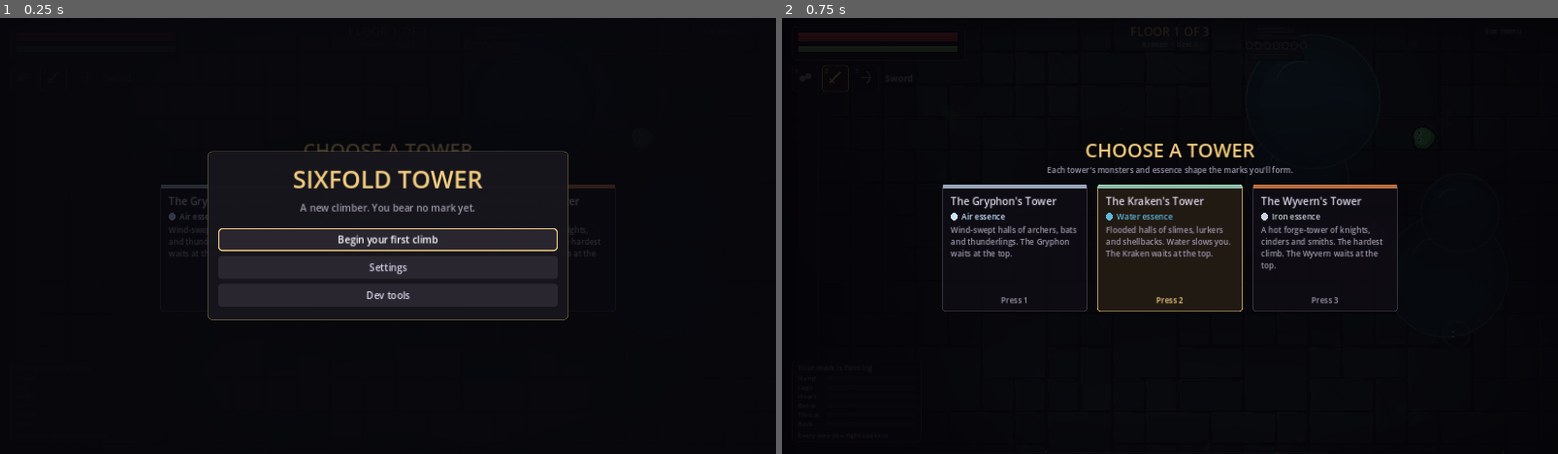
Above: before the commit, frames 1-2 (left to right).
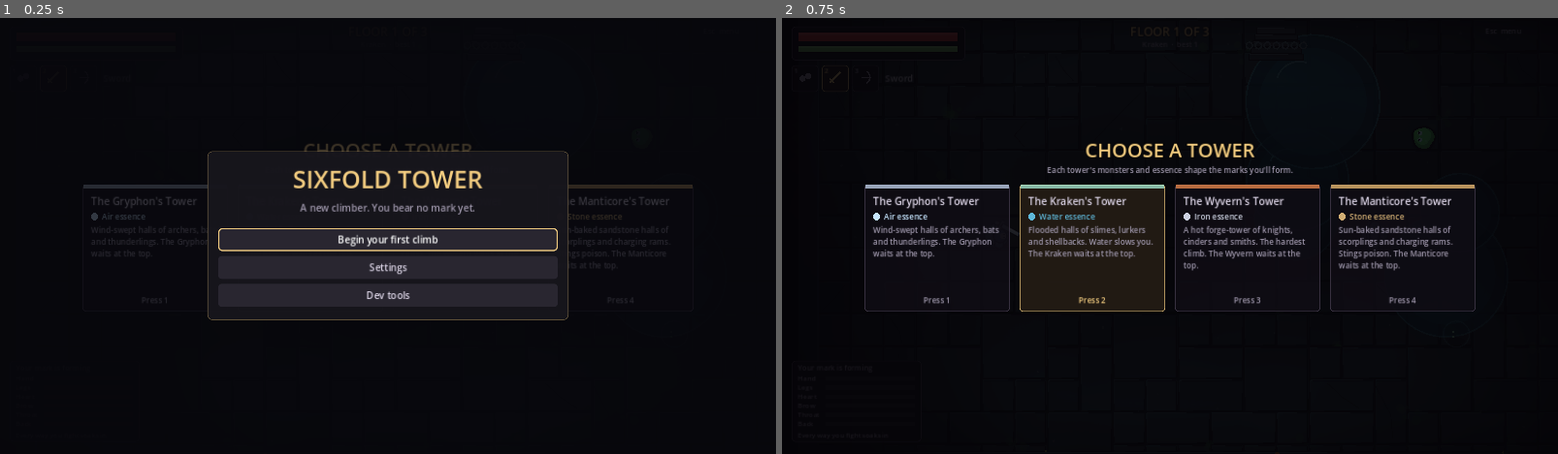
Above: after the commit, the same moments.

Repository: Raphu88/sixfold-tower-godot
Game: Godot game, scene res://scenes/main.tscn
Same seed, same stepped clock (60 frames per second), same inputs: the game is played once before the commit and once after it.
Inputs:
- Up to frame 1 (0.25 s): no input
- Up to frame 2 (0.75 s): click "Begin your first climb" at 0.5 s

The runs differ from the first frame. In frame 1, 0.5% of the frame differs, in the area x 10-90%, y 38-66%; in frame 2, 5.4%, in the area x 10-90%, y 25-68%.

Commit message:
The Manticore's tower: Stone essence, scorplings, rams, the Manticore
- Stone essence (scorplings, rams and the Manticore drop it).
- Poison: a sting that lands poisons the climber for a few seconds (2
  health every half second); the stair's rest cures it.
- Scorplings: scuttle up and sting (parryable; poisons if it lands).
- Rams: lower their horns and charge in a straight line (parryable);
  charging into a wall or pillar stuns them. Far charges run faster so
  they always land within the parry window of their glint.
- The Manticore on floor 5: claw swipe (parryable), three poisoned tail
  spikes (parryable), a roar that bursts out around it (can't be parried:
  roll). Calls two scorplings at half health.
- The tower choice shows four towers (key 4 picks the Manticore).
- Tests for all of it.

Co-Authored-By: Claude Opus 5.5 <noreply@anthropic.com>
Claude-Session: https://claude.ai/code/session_01HwWXj9w7Di1bEHXTrCVubh

Diff:
--- a/scripts/controls.gd
+++ b/scripts/controls.gd
@@ -23,6 +23,7 @@
 	_bind("weapon_1", [_key(KEY_1)])
 	_bind("weapon_2", [_key(KEY_2)])
 	_bind("weapon_3", [_key(KEY_3)])
+	_bind("weapon_4", [_key(KEY_4)])  # (the fourth tower card)
 	_bind("weapon_next", [_mouse(MOUSE_BUTTON_WHEEL_DOWN)])
 	_bind("weapon_prev", [_mouse(MOUSE_BUTTON_WHEEL_UP)])
 	_bind("pause", [_key(KEY_ESCAPE), _key(KEY_P)])
--- a/scripts/enemy.gd
+++ b/scripts/enemy.gd
@@ -9,7 +9,7 @@
 ## Slimes and archers flinch when hit; knights don't while winding up.
 
 ## The sound a hit makes on this monster's body, layered over the weapon's.
-const MATERIAL := {"slime": "hit_slime", "knight": "hit_armo …(161 unchanged characters)… ith": "hit_armor", "wyvern": "hit_armor"}
+const MATERIAL := {"slime": "hit_slime", "knight": "hit_armo …(161 unchanged characters)… ith": "hit_armor", "wyvern": "hit_armor", "scorpling": "hit_armor", "ram": "hit_armor", "manticore": "hit_armor"}
 
 const Palette := preload("res://scripts/palette.gd")
 const Draw := preload("res://scripts/draw_util.gd")
@@ -35,10 +35,19 @@
 	"cinder": {"hp": 16.0, "speed": 95.0, "radius": 10.0, "color": Color(1.0, 0.55, 0.22), "dmg": 9.0, "weight": 0.5},
 	"smith": {"hp": 60.0, "speed": 45.0, "radius": 16.0, "color": Color(0.45, 0.42, 0.44), "dmg": 18.0, "weight": 4.0},
 	"wyvern": {"hp": 420.0, "speed": 72.0, "radius": 28.0, "color": Color(0.72, 0.3, 0.22), "dmg": 18.0, "weight": 35.0, "boss": true},
+	# The Manticore's tower
+	"scorpling": {"hp": 20.0, "speed": 85.0, "radius": 10.0, "color": Color(0.72, 0.55, 0.32), "dmg": 7.0, "weight": 0.6},
+	"ram": {"hp": 70.0, "speed": 50.0, "radius": 17.0, "color": Color(0.62, 0.58, 0.52), "dmg": 16.0, "weight": 5.0},
+	"manticore": {"hp": 460.0, "speed": 76.0, "radius": 28.0, "color": Color(0.82, 0.52, 0.3), "dmg": 18.0, "weight": 35.0, "boss": true},
 }
-const BOSSES := ["gryphon", "kraken", "wyvern"]
+const BOSSES := ["gryphon", "kraken", "wyvern", "manticore"]
 ## What each beast calls when it's half dead.
-const FLOCK := {"gryphon": "bat", "kraken": "lurker", "wyvern": "cinder"}
+const FLOCK := {"gryphon": "bat", "kraken": "lurker", "wyvern": "cinder", "manticore": "scorpling"}
+const STING_REACH := 55.0
+const CHARGE_SPEED := 480.0
+const CLAW_REACH := 95.0
+const CLAW_ARC := 70.0
+const ROAR_RADIUS := 130.0
 const HAMMER_REACH := 48.0  # a smith's slam lands this far in front of it
 const HAMMER_RADIUS := 46.0
 const TAIL_REACH := 110.0
@@ -106,7 +115,7 @@
 	weight = t["weight"]
 	# Monsters take a moment to notice you, and not all at once.
 	state_t = randf_range(1.2, 2.4)
-	if kind in ["knight", "thunderling", "gryphon", "shellback", "kraken", "smith", "wyvern"]:
+	if kind in ["knight", "thunderling", "gryphon", "shellback", "kraken", "smith", "wyvern", "ram", "manticore"]:
 		state = "recover"  # stands still until state_t runs out, then gives chase
 	if kind == "bat":
 		state = "rest"
@@ -192,16 +201,23 @@
 			_smith(delta, dir, dist, p)
 		"wyvern":
 			_wyvern(delta, dir, dist, p)
+		"scorpling":
+			_scorpling(delta, dir, dist, p)
+		"ram":
+			_ram(delta, dir, dist, p)
+		"manticore":
+			_manticore(delta, dir, dist, p)
 	# Water slows walking monsters too (not fliers or the ones that live in it),
 	# but never an attack already on its way: the glint promised its timing.
 	# A Deepcaller's Pressure slows the badly hurt.
-	if not state in ["lunge", "pounce", "swoop", "dive"]:
+	if not state in ["lunge", "pounce", "swoop", "dive", "charge"]:
 		velocity *= main.water_slow(global_position, kind in ["lurker", "kraken", "bat", "gryphon", "cinder", "wyvern"])
 	if hp < max_hp * 0.5 and p.has_bond("deepcaller") and dist < 150.0:
 		velocity *= 0.6
 	velocity += knock
 	move_and_slide()
 	_undercurrent()
+	_ram_crash()
 	queue_redraw()
 
 
@@ -228,7 +244,7 @@
 
 ## True while winding up or striking: the climber's parry looks for these.
 func is_attacking() -> bool:
-	return state.begins_with("wind") or state in ["pounce", "lunge", "aim", "swoop", "dive"]
+	return state.begins_with("wind") or state in ["pounce", "lunge", "aim", "swoop", "dive", "charge"]
 
 
 ## Counts down a wind-up and flashes the glint GLINT_LEAD seconds before the
@@ -813,6 +829,154 @@
 			else:
 				_begin_wind("wind_embers", 0.6)
 				main.sfx("warn_archer", 0.8)
+
+
+# --- the Manticore's tower ----------------------------------------------------------------
+
+## A hit that landed (not parried, dodged or blocked away) also poisons.
+func _sting(p, amount: float, unblockable := false, poison := 4.0) -> void:
+	var before: float = p.hp
+	p.receive_attack(amount, self, unblockable)
+	if p.hp < before:
+		p.poison(poison)
+
+
+# Scorplings: small scorpions that scuttle up, glint and sting (parryable).
+# A sting that lands poisons you for a few seconds.
+func _scorpling(delta: float, dir: Vector2, dist: float, p) -> void:
+	match state:
+		"wind_sting":
+			velocity = Vector2.ZERO
+			if not glinted:
+				lunge_dir = dir
+			if _wind(delta):
+				main.sfx("swing", 1.5, -4.0)
+				var to: Vector2 = p.global_position - global_position
+				if to.length() <= STING_REACH + p.radius and absf(lunge_dir.angle_to(to)) <= deg_to_rad(50.0):
+					_sting(p, dmg)
+				_end_attack("recover", 1.0)
+		"recover", "idle":
+			state_t -= delta
+			_circle(dir, dist, 90.0, speed * 0.6)
+			if state_t <= 0.0:
+				state = "chase"
+		_:
+			if dist < 60.0 and main.request_attack(self):
+				_begin_wind("wind_sting", 0.5)
+				main.sfx("warn_archer", 1.6, -6.0)
+			elif dist < 60.0:
+				_circle(dir, dist, 85.0, speed * 0.7)
+			else:
+				velocity = dir * speed
+
+
+# Rams: stone-hided brutes that lower their horns, glint, and charge in a
+# straight line (parryable). A ram that charges into a wall or pillar is
+# stunned: let it miss.
+func _ram(delta: float, dir: Vector2, dist: float, p) -> void:
+	match state:
+		"wind_charge":
+			velocity = Vector2.ZERO
+			if not glinted:
+				lunge_dir = dir
+				# A charge from far away runs faster, so it lands within the
+				# parry window of its glint.
+				swoop_speed = maxf(CHARGE_SPEED, maxf(0.0, dist - (radius + p.radius + 4.0)) / (GLINT_LEAD * 0.85))
+			if _wind(delta, maxf(0.0, dist - (radius + p.radius + 4.0)) / swoop_speed):
+				state = "charge"
+				state_t = 0.75
+				lunge_hit = false
+				main.sfx("roll", 0.6)
+		"charge":
+			state_t -= delta
+			velocity = lunge_dir * swoop_speed
+			if not lunge_hit and dist < radius + p.radius + 4.0:
+				lunge_hit = true
+				p.receive_attack(dmg, self)
+			if state_t <= 0.0:
+				_end_attack("recover", 1.0)
+		"recover", "idle":
+			state_t -= delta
+			velocity = Vector2.ZERO
+			if state_t <= 0.0:
+				state = "chase"
+		_:
+			if dist < 210.0 and dist > 70.0 and main.request_attack(self):
+				_begin_wind("wind_charge", 0.8)
+				main.sfx("warn_knight", 0.65)
+			else:
+				velocity = dir * speed
+
+
+## A charging ram that hits a wall or pillar is stunned (called after it moves).
+func _ram_crash() -> void:
+	if kind == "ram" and state == "charge" and get_slide_collision_count() > 0:
+		_end_attack("recover", 0.2)
+		stagger(1.6)
+		main.fx_text(global_position + Vector2(0, -radius - 22.0), "Crashed", Color(0.9, 0.8, 0.6))
+		main.fx_burst(global_position + lunge_dir * radius, -lunge_dir, Color(0.85, 0.75, 0.55), 12, 220.0)
+		main.sfx("hit_heavy", 0.6)
+		main.shake(5.0)
+
+
+# The Manticore: a claw swipe up close (parryable), a volley of poisoned tail
+# spikes (parryable), and a roar that bursts out around it (can't be
+# parried: roll through it). At half health it calls scorplings.
+func _manticore(delta: float, dir: Vector2, dist: float, p) -> void:
+	_call_flock()
+	match state:
+		"wind_claw":
+			velocity = Vector2.ZERO
+			if not glinted:
+				lunge_dir = dir
+			if _wind(delta):
+				main.fx_cone(global_position, lunge_dir, CLAW_REACH + 10.0, deg_to_rad(CLAW_ARC), Color(1.0, 0.45, 0.3))
+				main.sfx("swing_heavy", 0.8)
+				var to: Vector2 = p.global_position - global_position
+				if to.length() <= CLAW_REACH + p.radius and absf(lunge_dir.angle_to(to)) <= deg_to_rad(CLAW_ARC):
+					p.receive_attack(dmg, self)
+				_end_attack("recover", 0.8)
+		"wind_spikes":
+			velocity = Vector2.ZERO
+			if not glinted:
+				lunge_dir = dir
+			if _wind(delta, maxf(0.0, dist - p.radius) / 330.0):
+				for i in 3:
+					var a := (float(i) - 1.0) * deg_to_rad(10.0)
+					var sp = main.spawn_projectile(global_position + lunge_dir * radius, lunge_dir.rotated(a) * 330.0, dmg * 0.45)
+					sp.style = "spike"
+					sp.tint = color
+					sp.poison = 3.0
+				main.sfx("bow", 0.7)
+				_end_attack("recover", 0.8)
+		"wind_roar":
+			velocity = Vector2.ZERO
+			if _wind(delta):
+				main.fx_ring(global_position, Color(1.0, 0.75, 0.45), ROAR_RADIUS, 0.45, 8.0)
+				main.fx_burst(global_position, Vector2.ZERO, Color(0.85, 0.7, 0.5), 20, 300.0)
+				main.sfx("warn_knight", 0.4)
+				main.sfx("hit_heavy", 0.5)
+				main.shake(9.0)
+				if dist < ROAR_RADIUS + p.radius:
+					p.receive_attack(dmg, self, true)  # a roar can't be parried: roll
+				_end_attack("recover", 1.2)
+		"recover", "idle":
+			state_t -= delta
+			velocity = Vector2.ZERO
+			if state_t <= 0.0:
+				state = "chase"
+		_:
+			if not main.request_attack(self):
+				velocity = dir * speed if dist > 110.0 else Vector2.ZERO
+			elif dist < 100.0 and randf() < 0.6:
+				_begin_wind("wind_claw", 0.55)
+				main.sfx("warn_knight", 0.75)
+			elif dist < ROAR_RADIUS:
+				_begin_wind("wind_roar", 0.9)
+				main.sfx("charge", 0.5)
+			else:
+				_begin_wind("wind_spikes", 0.6)
+				main.sfx("warn_archer", 0.7)
 
 
 func take_hit(amount: float, dir: Vector2, force := 140.0, heavy := false) -> void:
@@ -930,6 +1094,12 @@
 			_draw_smith(f)
 		"wyvern":
 			_draw_wyvern(t, f)
+		"scorpling":
+			_draw_scorpling(t, f)
+		"ram":
+			_draw_ram(f)
+		"manticore":
+			_draw_manticore(t, f)
 	if flash > 0.0:
 		draw_circle(Vector2.ZERO, radius + 2.0, Color(1, 1, 1, 0.75 * flash / 0.12))
 	draw_set_transform(Vector2.ZERO, 0.0, Vector2.ONE)
@@ -1213,6 +1383,74 @@
 	if state == "wind_breath":
 		var k := clampf(1.0 - state_t / 0.8, 0.0, 1.0)
 		draw_circle(head_at + f * radius * 0.45, 3.0 + 5.0 * k, Color(1.0, 0.6, 0.2, 0.6 + 0.4 * k))
+
+
+func _draw_scorpling(t: float, f: Vector2) -> void:
+	var side := f.orthogonal()
+	# Legs, pincers, then the body and the curled tail over it.
+	for k in 3:
+		for sgn in [-1.0, 1.0]:
+			var root: Vector2 = side * sgn * radius * 0.6 + f * (4.0 - k * 4.0)
+			Draw.stroke(self, root, root + side * sgn * 6.0 + f * sin(t * 18.0 + k) * 2.0, color.darkened(0.35), 1.6)
+	for sgn in [-1.0, 1.0]:
+		var claw: Vector2 = f * radius * 1.2 + side * sgn * radius * 0.6
+		Draw.stroke(self, f * radius * 0.5 + side * sgn * 4.0, claw, color.darkened(0.2), 2.4)
+		draw_circle(claw, 3.0, color.darkened(0.1))
+	Draw.ball(self, Vector2.ZERO, radius, color)
+	var strike := 0.0
+	if state == "wind_sting":
+		strike = clampf(1.0 - state_t / 0.5, 0.0, 1.0)
+	var tail := PackedVector2Array()
+	for k in 6:
+		var u := float(k) / 5.0
+		tail.append(-f * radius * (1.0 - u * 1.6) + side * sin(u * 3.0) * 3.0 - f * radius * 0.6 * (1.0 - strike) * u + f * radius * 1.4 * strike * u * u)
+	draw_polyline(tail, Palette.OUTLINE, 4.0, true)
+	draw_polyline(tail, color.lightened(0.1), 2.2, true)
+	draw_circle(tail[tail.size() - 1], 2.5, Color(0.6, 0.85, 0.35))
+
+
+func _draw_ram(f: Vector2) -> void:
+	var side := f.orthogonal()
+	Draw.ball(self, Vector2.ZERO, radius, color)
+	draw_circle(Vector2(-2, -3), radius * 0.72, color.lightened(0.1))
+	# Cracked stone hide and two curled horns.
+	draw_line(-side * 6.0 - f * 4.0, side * 2.0 + f * 2.0, color.darkened(0.3), 1.5)
+	for sgn in [-1.0, 1.0]:
+		var base: Vector2 = f * radius * 0.6 + side * sgn * radius * 0.45
+		draw_arc(base + side * sgn * 4.0, 6.0, 0.0, TAU * 0.8, 12, Palette.OUTLINE, 4.0)
+		draw_arc(base + side * sgn * 4.0, 6.0, 0.0, TAU * 0.8, 12, Color(0.85, 0.8, 0.68), 2.0)
+	draw_circle(f * radius * 0.85 + side * 3.5, 1.6, Palette.OUTLINE)
+	draw_circle(f * radius * 0.85 - side * 3.5, 1.6, Palette.OUTLINE)
+
+
+func _draw_manticore(t: float, f: Vector2) -> void:
+	var side := f.orthogonal()
+	var flap := sin(t * 3.0)
+	# Bat wings, the scorpion tail, the lion's body, mane and face.
+	for sgn in [-1.0, 1.0]:
+		var root: Vector2 = side * sgn * radius * 0.4
+		var tip: Vector2 = side * sgn * radius * (1.9 + 0.25 * flap) - f * radius * 0.2
+		var back: Vector2 = -f * radius * 0.8 + side * sgn * radius * 0.8
+		draw_colored_polygon(PackedVector2Array([root + f * 4.0, tip, back]), Color(0.45, 0.28, 0.25))
+		draw_polyline(PackedVector2Array([root + f * 4.0, tip, back]), Palette.OUTLINE, 1.5)
+	var curl := 1.0 if state == "wind_spikes" else 0.0
+	var tail := PackedVector2Array()
+	for k in 8:
+		var u := float(k) / 7.0
+		tail.append(-f * radius * (0.7 + u * 1.3) + side * sin(t * 2.0 + u * 2.5) * 6.0 * u - f * radius * u * u * (0.6 - curl * 1.8))
+	draw_polyline(tail, Palette.OUTLINE, 7.0, true)
+	draw_polyline(tail, color.darkened(0.25), 4.5, true)
+	draw_circle(tail[tail.size() - 1], 5.0, Color(0.55, 0.8, 0.35))
+	Draw.ball(self, Vector2.ZERO, radius * 0.85, color)
+	var mane_at := f * radius * 0.7
+	for i in 12:
+		var a := TAU * i / 12.0
+		draw_circle(mane_at + Vector2.from_angle(a) * radius * 0.42, radius * 0.18, Color(0.6, 0.32, 0.18))
+	Draw.ball(self, mane_at, radius * 0.38, color.lightened(0.1))
+	var open := 4.0 if state == "wind_roar" else 1.5
+	draw_line(mane_at + f * 6.0 - side * 4.0, mane_at + f * 6.0 + side * 4.0, Palette.OUTLINE, open)
+	draw_circle(mane_at + f * 2.0 + side * 5.0, 2.2, Color(1.0, 0.85, 0.35))
+	draw_circle(mane_at + f * 2.0 - side * 5.0, 2.2, Color(1.0, 0.85, 0.35))
 
 
 ## Telegraphs, status and the health bar: unlit, so they always read.
@@ -1311,6 +1549,33 @@
 				c.draw_line(Vector2.ZERO, lunge_dir.rotated(a) * 120.0, Color(danger, 0.3), 1.5)
 	if kind == "slime" and state == "wind":
 		c.draw_arc(Vector2.ZERO, radius + 6.0, 0.0, TAU, 24, Color(danger, 0.6), 2.0)
+	if kind == "scorpling" and state == "wind_sting":
+		var half := deg_to_rad(50.0)
+		var wedge := PackedVector2Array([Vector2.ZERO])
+		for i in 9:
+			wedge.append(Vector2.from_angle(lunge_dir.angle() - half + 2.0 * half * i / 8.0) * STING_REACH)
+		c.draw_colored_polygon(wedge, Color(danger, 0.12 + 0.15 * clampf(1.0 - state_t / 0.5, 0.0, 1.0)))
+	if kind == "ram" and (state == "wind_charge" or state == "charge"):
+		var kc := clampf(1.0 - state_t / 0.8, 0.0, 1.0) if state == "wind_charge" else 1.0
+		c.draw_line(Vector2.ZERO, lunge_dir * 260.0, Color(danger, 0.14), radius * 2.0)
+		c.draw_line(Vector2.ZERO, lunge_dir * 260.0 * kc, Color(danger, 0.35), radius * 2.0)
+	if kind == "manticore":
+		if state == "wind_claw":
+			var kw := clampf(1.0 - state_t / 0.55, 0.0, 1.0)
+			var half2 := deg_to_rad(CLAW_ARC)
+			var wedge2 := PackedVector2Array([Vector2.ZERO])
+			for i in 15:
+				wedge2.append(Vector2.from_angle(lunge_dir.angle() - half2 + 2.0 * half2 * i / 14.0) * CLAW_REACH)
+			c.draw_colored_polygon(wedge2, Color(danger, 0.1 + 0.15 * kw))
+			c.draw_arc(Vector2.ZERO, CLAW_REACH * kw, lunge_dir.angle() - half2, lunge_dir.angle() + half2, 20, Color(danger, 0.75), 2.0)
+		if state == "wind_roar":
+			var kr := clampf(1.0 - state_t / 0.9, 0.0, 1.0)
+			c.draw_circle(Vector2.ZERO, ROAR_RADIUS, Color(danger, 0.08 + 0.12 * kr))
+			c.draw_arc(Vector2.ZERO, ROAR_RADIUS, 0.0, TAU, 48, Color(danger, 0.7), 2.5)
+			c.draw_arc(Vector2.ZERO, ROAR_RADIUS * kr, 0.0, TAU, 48, Color(danger, 0.8), 1.5)
+		if state == "wind_spikes":
+			for i in 3:
+				c.draw_line(Vector2.ZERO, lunge_dir.rotated((float(i) - 1.0) * deg_to_rad(10.0)) * 150.0, Color(danger, 0.3), 1.5)
 	if kind == "cinder" and state == "wind_spit":
 		c.draw_line(Vector2.ZERO, lunge_dir * 140.0, Color(danger, 0.35), 1.5)
 	if kind == "smith" and state == "wind_hammer":
--- a/scripts/essence.gd
+++ b/scripts/essence.gd
@@ -9,6 +9,7 @@
 	"water": {"name": "Water", "color": Color(0.37, 0.72, 0.85)},
 	"iron": {"name": "Iron", "color": Color(0.8, 0.82, 0.88)},
 	"fire": {"name": "Fire", "color": Color(1.0, 0.55, 0.25)},
+	"stone": {"name": "Stone", "color": Color(0.82, 0.68, 0.45)},
 }
 
 ## What each monster drops: kind and amount (more on higher floors).
@@ -25,6 +26,9 @@
 	"cinder": ["fire", 4.0],
 	"smith": ["iron", 6.0],
 	"wyvern": ["fire", 30.0],
+	"scorpling": ["stone", 3.0],
+	"ram": ["stone", 6.0],
+	"manticore": ["stone", 30.0],
 }
 
 
--- a/scripts/floors.gd
+++ b/scripts/floors.gd
@@ -17,6 +17,8 @@
 	"shellback": {"cost": 2.0, "weight": 1.0, "from": 2, "only": true},
 	"cinder": {"cost": 1.2, "weight": 1.0, "from": 1, "only": true},
 	"smith": {"cost": 2.5, "weight": 1.0, "from": 2, "only": true},
+	"scorpling": {"cost": 1.0, "weight": 1.0, "from": 1, "only": true},
+	"ram": {"cost": 2.5, "weight": 1.0, "from": 2, "only": true},
 }
 const MAX_MONSTERS := 9
 
--- a/scripts/main.gd
+++ b/scripts/main.gd
@@ -442,6 +442,7 @@
 	for b in player.bonds.values():
 		burned = burned or b.burned
 		b.burned = false
+	player.poison_t = 0.0  # the rest at the stair cures poison too
 	var healed := minf(player.max_hp - player.hp, player.max_hp * 0.35)
 	player.hp += healed
 	player.sta = player.max_sta
--- a/scripts/player.gd
+++ b/scripts/player.gd
@@ -716,6 +716,36 @@
 var rune_gear := ""  # Inscribe: "sharpness", "warding" or "swiftness" for this floor
 
 
+var poison_t := 0.0  # poisoned: a little damage every half second
+var poison_tick := 0.0
+
+
+## A sting that landed: poisoned for a few seconds (a new sting refreshes it).
+func poison(seconds: float) -> void:
+	if poison_t <= 0.0:
+		main.fx_text(global_position + Vector2(0, -40), "Poisoned", Color(0.55, 0.85, 0.35))
+	poison_t = maxf(poison_t, seconds)
+
+
+func _tick_poison(delta: float) -> void:
+	if poison_t <= 0.0 or dead:
+		return
+	poison_t -= delta
+	poison_tick -= delta
+	if poison_tick > 0.0:
+		return
+	poison_tick = 0.5
+	hp -= 2.0
+	main.fx_text(global_position + Vector2(0, -24), "-2", Color(0.55, 0.85, 0.35))
+	if hp <= 0.0 and main.dev_no_death:
+		hp = 1.0
+	if hp <= 0.0:
+		hp = 0.0
+		dead = true
+		main.sfx("death", 1.0, 0.0, 0.0)
+		main.on_player_died()
+
+
 ## Standing on burning floor: a small burn every half second (rolling through is free).
 func stand_in_fire(delta: float) -> void:
 	if iframes > 0.0 or dead:
@@ -852,6 +882,7 @@
 
 ## Bond effects that run on a timer: barrier, absorb, anchor, drink.
 func _tick_bond_effects(delta: float) -> void:
+	_tick_poison(delta)
 	absorb_t -= delta
 	unbreak_t -= delta
 	kindle_t -= delta
--- a/scripts/projectile.gd
+++ b/scripts/projectile.gd
@@ -14,6 +14,7 @@
 var hit: Array = []
 var style := "arrow"  # or "blade": a conjured blade
 var tint := Color.WHITE
+var poison := 0.0  # seconds of poison a landed hit gives the climber
 var return_to = null  # Recall: blades that come back to this node
 var out_t := 0.0  # how long before a recalled blade turns back
 var returning := false
@@ -76,7 +77,10 @@
 			dodged = true
 			p.on_dodge()
 	elif d < p.radius + 4.0:
+		var before: float = p.hp
 		p.receive_attack(dmg, self)
+		if poison > 0.0 and p.hp < before:
+			p.poison(poison)
 		queue_free()
 		return
 	queue_redraw()
@@ -100,6 +104,13 @@
 		draw_circle(Vector2.ZERO, 5.5, Color(0.08, 0.05, 0.1))
 		draw_circle(Vector2(-1.5, -1.5), 2.0, Color(0.5, 0.35, 0.6, 0.8))
 		draw_circle(Vector2.ZERO, 8.0, Color(1.0, 0.35, 0.3, 0.18))
+		return
+	if style == "spike":
+		# A barbed tail spike, its tip green with venom.
+		draw_line(-dir * 12.0, dir * 6.0, Color(0.06, 0.05, 0.07), 4.0)
+		draw_line(-dir * 12.0, dir * 6.0, Color(0.85, 0.72, 0.5), 2.0)
+		draw_circle(dir * 6.0, 2.2, Color(0.55, 0.85, 0.35))
+		draw_circle(Vector2.ZERO, 7.0, Color(1.0, 0.35, 0.3, 0.18))
 		return
 	if style == "ember":
 		# A burning ember with a short flame trail.
--- a/scripts/towers.gd
+++ b/scripts/towers.gd
@@ -4,7 +4,7 @@
 ## own look. Every kill in a tower also yields a little of its essence, so
 ## the tower you choose steers which bonds you'll form. (Story to come.)
 
-const ORDER := ["gryphon", "kraken", "wyvern"]
+const ORDER := ["gryphon", "kraken", "wyvern", "manticore"]
 const ESSENCE_BONUS := 1.5  # extra essence of the tower's kind per kill
 
 const TOWERS := {
@@ -54,4 +54,19 @@
 		"ambient": Color(0.52, 0.42, 0.42),
 		"torch": Color(1.0, 0.58, 0.32),
 	},
+	"manticore": {
+		"name": "The Manticore's Tower",
+		"short": "Manticore",
+		"beast": "the Manticore",
+		"essence": "stone",
+		"blurb": "Sun-baked sandstone halls of scorplings and charging rams. Stings poison. The Manticore waits at the top.",
+		"weights": {"scorpling": 1.4, "ram": 0.9, "archer": 0.6, "knight": 0.3, "slime": 0.2},
+		"first": ["scorpling", "archer", "ram", "scorpling"],
+		"summit": 5,
+		"beast_kind": "manticore",
+		"beast_hint": "Watch for the glint. Its roar can't be parried: roll through it.",
+		"stone": Color(1.0, 0.93, 0.76),
+		"ambient": Color(0.56, 0.5, 0.4),
+		"torch": Color(1.0, 0.8, 0.48),
+	},
 }
--- a/tests/smoke_test.gd
+++ b/tests/smoke_test.gd
@@ -850,6 +850,110 @@
 	main.victory = {}
 
 
+func _manticore_tower_tests() -> void:
+	print("the Manticore's tower")
+	await _fresh_main()
+	var p = main.player
+	main.dev_tower("manticore")
+	await _frames(2)
+	_check(main.tower == "manticore" and main.tower_data()["essence"] == "stone", "the Manticore's tower: Stone essence")
+	for e in main.enemies():
+		e.queue_free()
+	await _frames(2)
+	var seen := {}
+	for n in 30:
+		for m in main.Floors.build(4, main.room, main.player_start, main.Towers.TOWERS["manticore"])["monsters"]:
+			seen[m[0]] = true
+	_check(seen.has("scorpling") and seen.has("ram"), "the Manticore's tower has scorplings and rams")
+	# Scorpling: its sting can be parried; a sting that lands poisons.
+	var sc = await _spawn("scorpling", p.global_position + Vector2(200, 0))
+	sc.hp = 999.0
+	var r1: Dictionary = await _parry_test(sc, 0.0, "wind_sting", 45.0)
+	_check(r1["glinted"] and r1["parried"] and not r1["hurt"], "a scorpling's sting can be parried on the glint %s" % str(r1))
+	_check(p.poison_t <= 0.0, "...and a parried sting doesn't poison")
+	p.hp = p.MAX_HP
+	p.hurt_t = 0.0
+	p.iframes = 0.0
+	p.parry_t = 0.0
+	sc._sting(p, 5.0)
+	_check(p.poison_t > 0.0, "a sting that lands poisons you")
+	var hp1: float = p.hp
+	await _wait(1.2)
+	_check(p.hp < hp1, "...and poison hurts over time")
+	p.poison_t = 0.0
+	sc.queue_free()
+	await _frames(1)
+	# Ram: the charge can be parried; charging into a wall stuns it.
+	var ram = await _spawn("ram", p.global_position + Vector2(200, 0))
+	ram.hp = 999.0
+	var r2: Dictionary = await _parry_test(ram, 0.0, "wind_charge", 150.0)
+	_check(r2["glinted"] and r2["parried"] and not r2["hurt"], "a ram's charge can be parried on the glint %s" % str(r2))
+	ram.stun = 0.0
+	ram.global_position = Vector2(main.room.position.x + 60.0, 400.0)
+	ram.lunge_dir = Vector2.LEFT
+	ram.state = "charge"
+	ram.state_t = 0.6
+	p.global_position = Vector2(main.room.position.x + 400.0, 200.0)
+	ram.set_physics_process(true)
+	await _wait(0.3)
+	ram.set_physics_process(false)
+	_check(ram.stun > 0.0, "a ram that charges into a wall is stunned")
+	ram.queue_free()
+	await _frames(1)
+
+	print("the Manticore")
+	main.profile.regarded = true
+	main.first_climb = false
+	main._start_floor(5)
+	await _frames(3)
+	var foes: Array = main.enemies()
+	_check(foes.size() == 1 and foes[0].kind == "manticore", "floor 5 of the Manticore's tower is the Manticore")
+	var m = foes[0]
+	m.set_physics_process(false)
+	await _settle()
+	p.hp = p.MAX_HP
+	p.hurt_t = 0.0
+	p.iframes = 0.0
+	p.knock = Vector2.ZERO
+	p.global_position = m.global_position + Vector2(90, 0)
+	main.attackers.clear()
+	main.request_attack(m)
+	m._begin_wind("wind_roar", 0.2)
+	m.set_physics_process(true)
+	await _wait(0.12)
+	p._try_parry()
+	await _wait(0.3)
+	m.set_physics_process(false)
+	_check(p.hp < p.MAX_HP and m.stun <= 0.0, "its roar can't be parried")
+	# Its tail spikes poison.
+	m._begin_wind("wind_spikes", 0.01)
+	m.lunge_dir = Vector2.RIGHT
+	m.glinted = true
+	m._manticore(0.02, Vector2.RIGHT, 90.0, p)
+	var spikes: Array = main.get_children().filter(func(c): return "return_to" in c and c.style == "spike")
+	_check(spikes.size() == 3 and spikes[0].poison > 0.0, "its tail spikes carry poison")
+	for s in spikes:
+		s.queue_free()
+	m.take_hit(m.hp - m.max_hp * 0.45, Vector2.ZERO)
+	m.state = "recover"
+	m.state_t = 5.0
+	m.set_physics_process(true)
+	await _wait(0.2)
+	_check(main.enemies().filter(func(e): return e.kind == "scorpling").size() == 2, "below half health it calls two scorplings")
+	for e in main.enemies():
+		_slay(e)
+	await _frames(3)
+	p.hp = p.MAX_HP
+	p.dead = false
+	p.poison_t = 0.0
+	p.set_physics_process(true)
+	p.global_position = main.stair_pos
+	await _wait(1.0)
+	_check(not main.victory.is_empty(), "beating the Manticore completes the climb")
+	await _wait(2.8)
+	main.victory = {}
+
+
 func _tower_tests() -> void:
 	print("towers and the early stair")
 	await _fresh_main()
@@ -1330,6 +1434,7 @@
 	await _gryphon_tower_tests()
 	await _kraken_tower_tests()
 	await _wyvern_tower_tests()
+	await _manticore_tower_tests()
 	await _spell_tests()
 	await _menu_tests()
 	await _wyvern_bond_tests()
